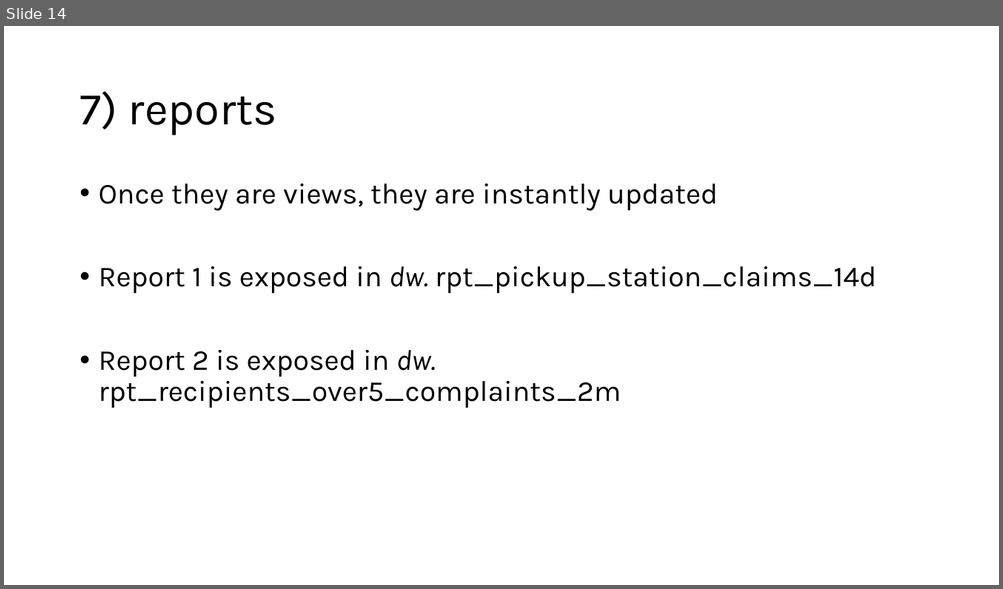
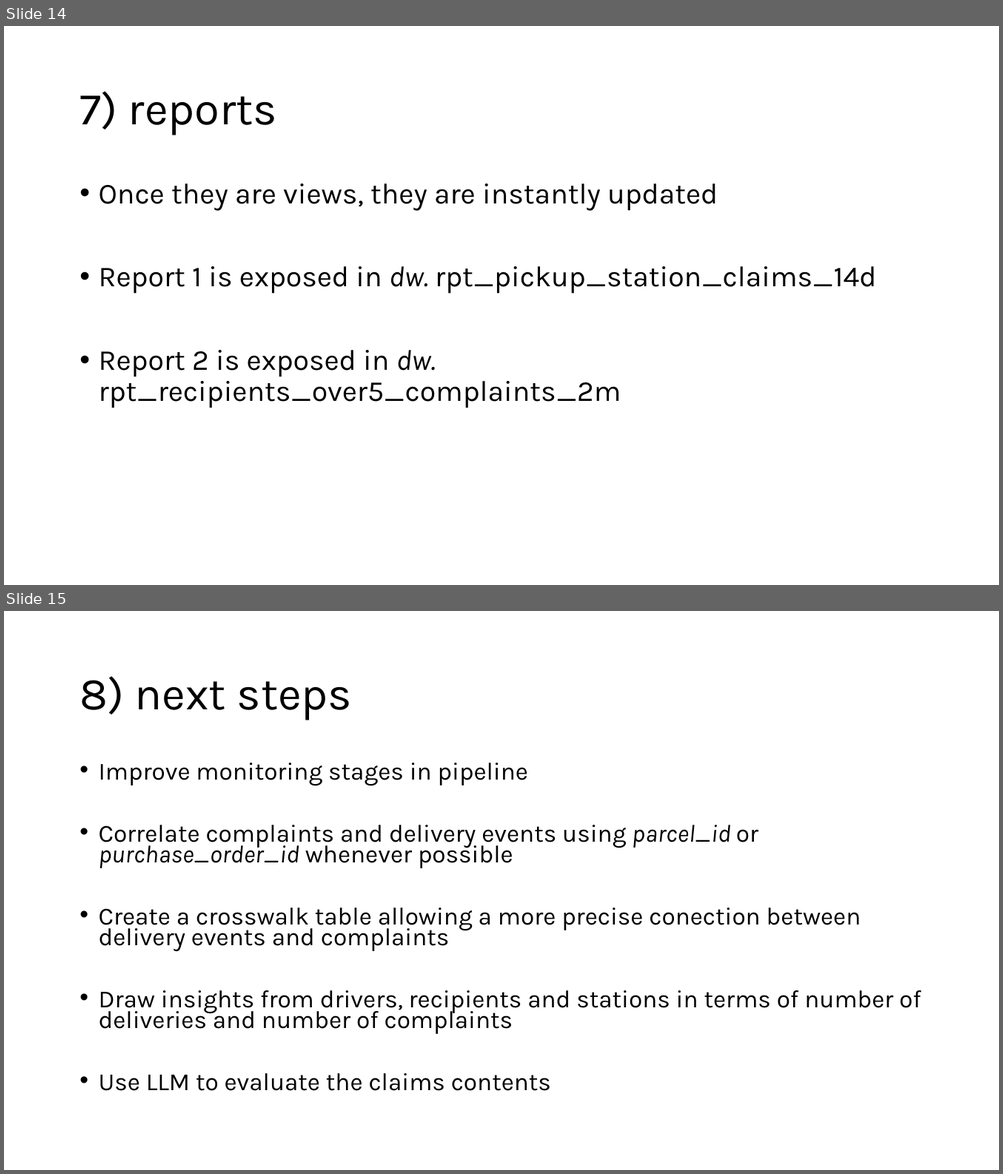
Before and after one commit to brunopiato/proj_4flow, a slide deck: docs/4flow_data_engineer_case.pptx. Shown one above the other, each under a label of ours: slide 14 before the commit, slides 14 and 15 after it. The pictures are 1003x589 and 1003x1174 pixels, drawn with LibreOffice and Linux fonts; fonts in the diff are those of the drawing. Boxes give left, top, right and bottom in pixels: in the first picture for what was removed or moved away, otherwise in the second. Text is boxed around its words. In the diff, an @@ line names an element or a change of style, - is before the commit and + after.

```diff
--- a/docs/4flow_data_engineer_case.pptx
+++ b/docs/4flow_data_engineer_case.pptx
@@ slide 15 added at (x1=4, y1=611, x2=999, y2=1170), background #FFFFFF @@
@@ title added at (x1=79, y1=676, x2=352, y2=721), 44 pt, text #000000 @@
+8) next steps
@@ text added at (x1=99, y1=763, x2=921, y2=1091), 23.8 pt, text #000000 @@
+• Improve monitoring stages in pipeline
+• Correlate complaints and delivery events using parcel_id or purchase_order_id whenever possible
+• Create a crosswalk table allowing a more precise conection between delivery events and complaints
+• Draw insights from drivers, recipients and stations in terms of number of deliveries and number of complaints
+• Use LLM to evaluate the claims contents
```
Also in this commit, not shown: 1 other slide added, 1 other file.
